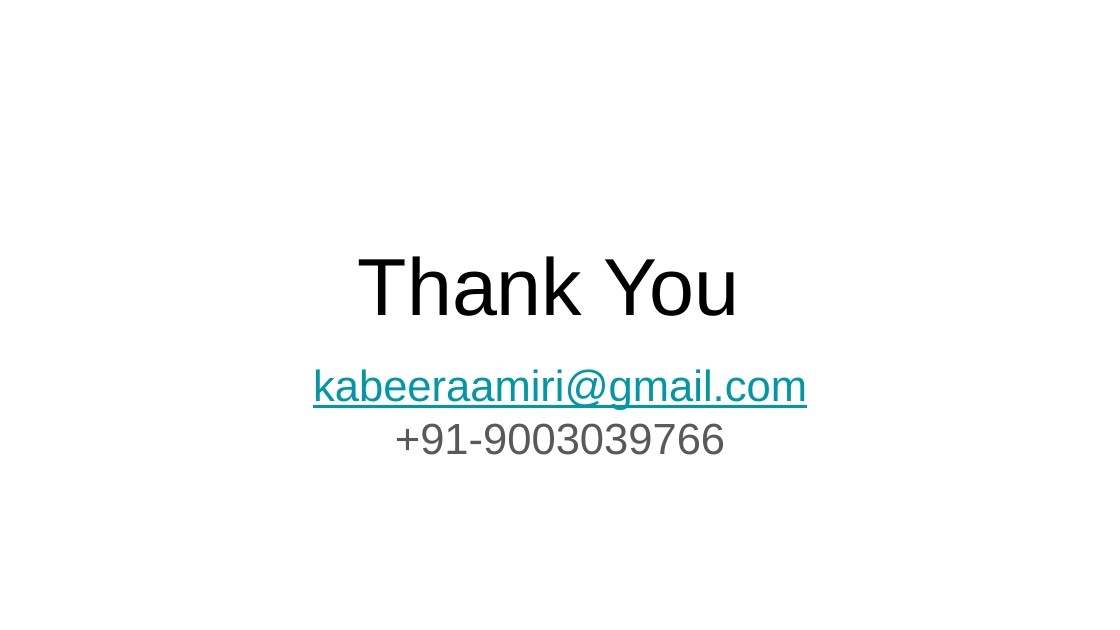
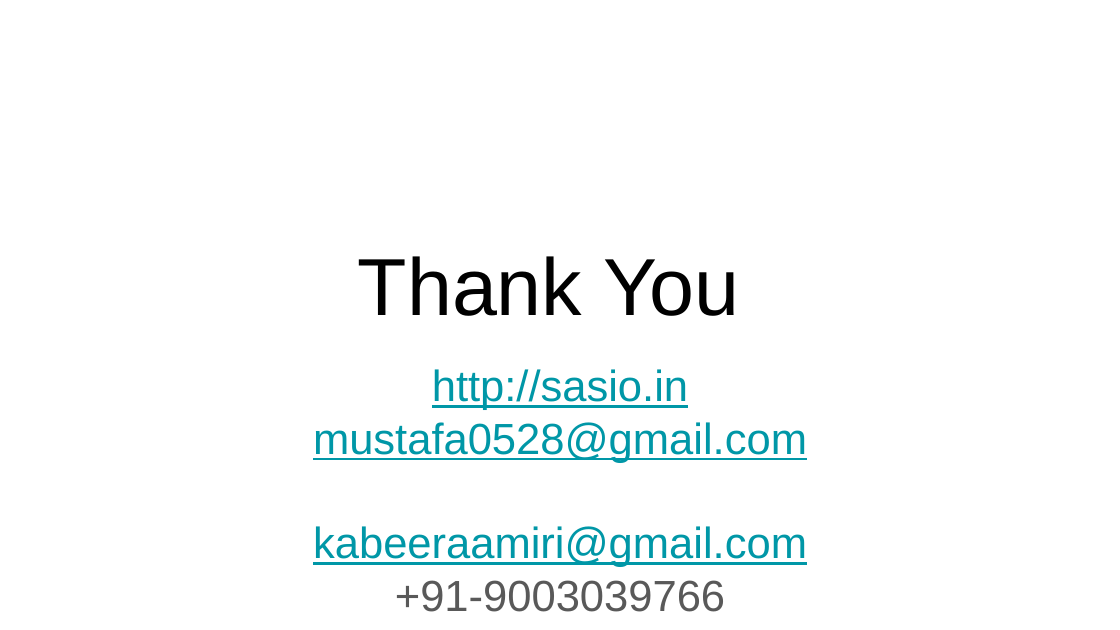
Before and after one commit to kabeertest/webkit, a slide deck: slide 51 of web development .pptx (slide 50 before the commit). Drawn at 1120x630 pixels with LibreOffice and Linux fonts; fonts in the diff are those of the drawing. Boxes give left, top, right and bottom in pixels: in the first picture for what was removed or moved away, otherwise in the second. Text is boxed around its words. In the diff, an @@ line names an element or a change of style, - is before the commit and + after.

Commit message:
'changes'

```diff
--- a/web development .pptx
+++ b/web development .pptx
@@ subtitle at (313, 369, 807, 463): paragraphs added @@
+http://sasio.in
+mustafa0528@gmail.com
```
Also in this commit, not shown: 1 slide added.
